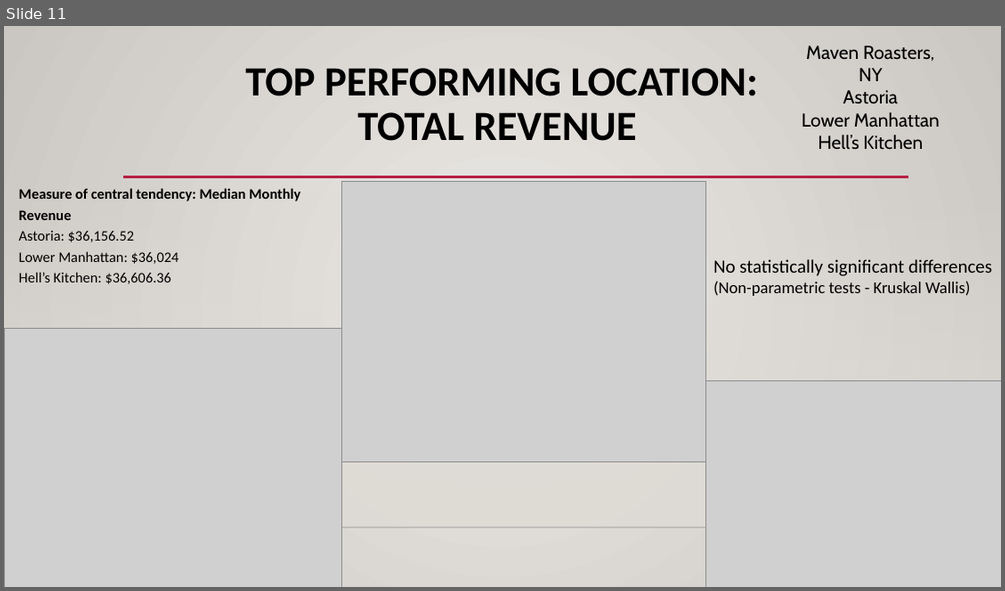
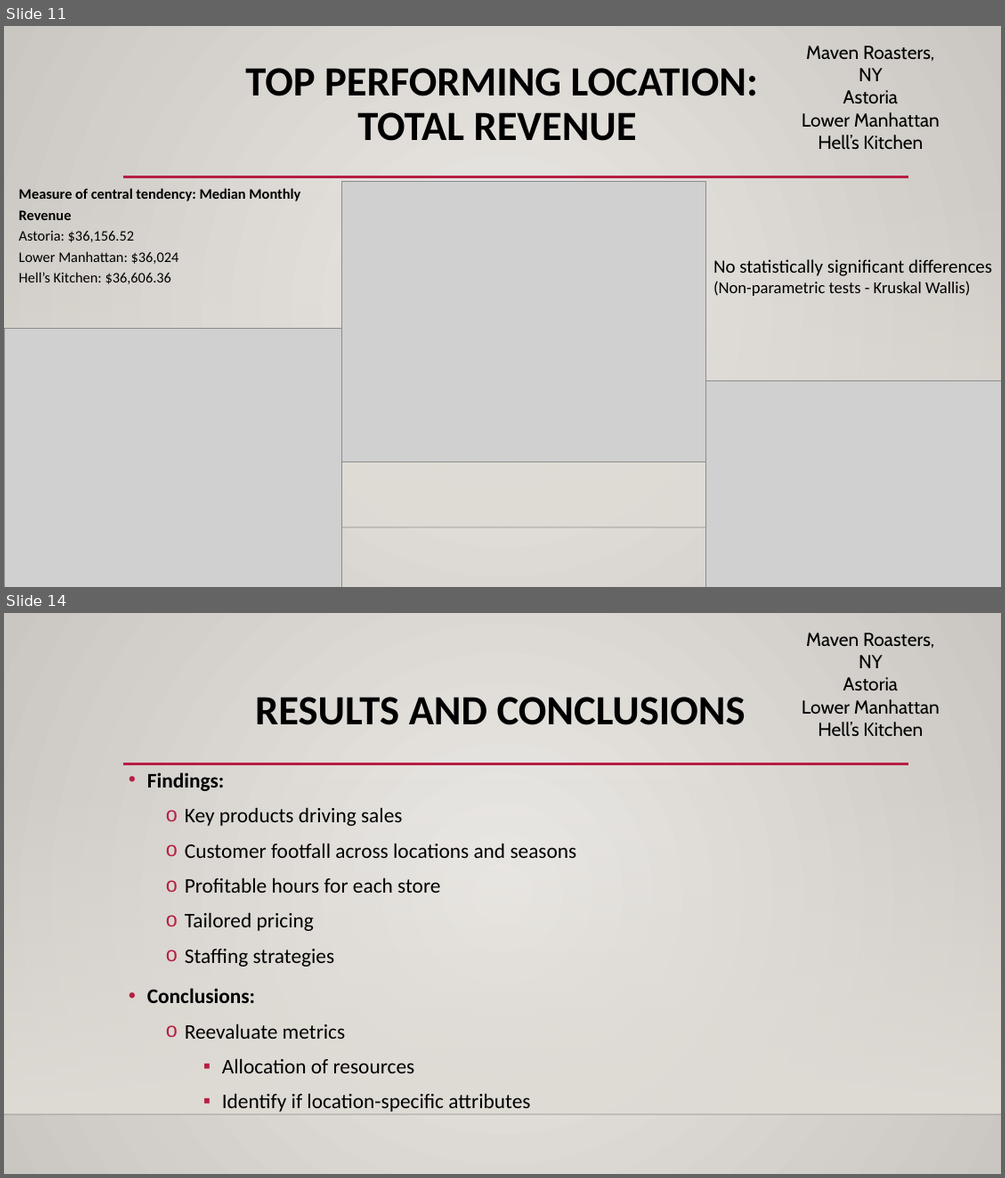
Before and after one commit to cedetraz96/Coffee_Crew, a slide deck: Maven Roasters Project1.pptx. Shown one above the other, each under a label of ours: slide 11 before the commit, slides 11 and 14 after it; the slides between them are not shown. The pictures are 1005x591 and 1005x1178 pixels, drawn with LibreOffice and Linux fonts; fonts in the diff are those of the drawing; grey boxes stand for pictures; background and template pictures are left out. Boxes give left, top, right and bottom in pixels: in the first picture for what was removed or moved away, otherwise in the second. Text is boxed around its words. In the diff, an @@ line names an element or a change of style, - is before the commit and + after.

```diff
--- a/Maven Roasters Project1.pptx
+++ b/Maven Roasters Project1.pptx
@@ slide 14 added at <box>4,613,1001,1174</box>, background gradient #ECEAE7 to #CAC7C1; not listed: 4 template elements that a slide beside it also shows @@
@@ title added at <box>255,697,745,725</box>, 40 pt, text #000000, bold @@
+RESULTS AND CONCLUSIONS
@@ text added at <box>147,772,577,1111</box>, 20 pt, text #000000 @@
+• Findings:
+  o Key products driving sales
+  o Customer footfall across locations and seasons
+  o Profitable hours for each store
+  o Tailored pricing
+  o Staffing strategies
+• Conclusions:
+  o Reevaluate metrics
+    ▪ Allocation of resources
+    ▪ Identify if location-specific attributes
```
Also in this commit, not shown: 4 slides changed, 1 other slide added, 1 slide removed.
